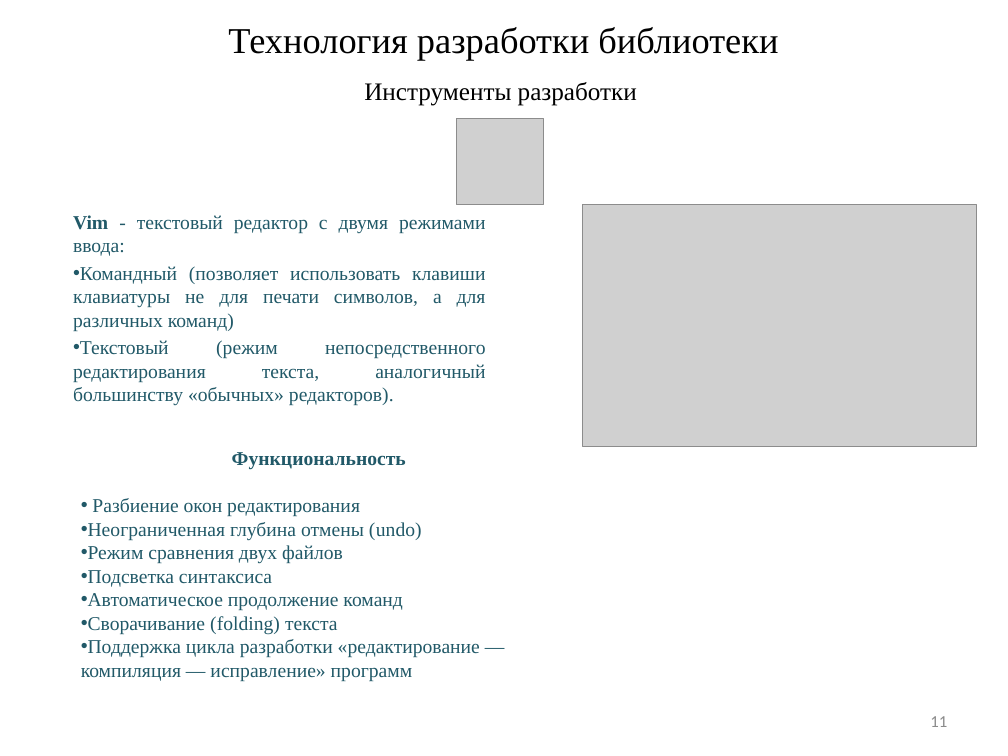
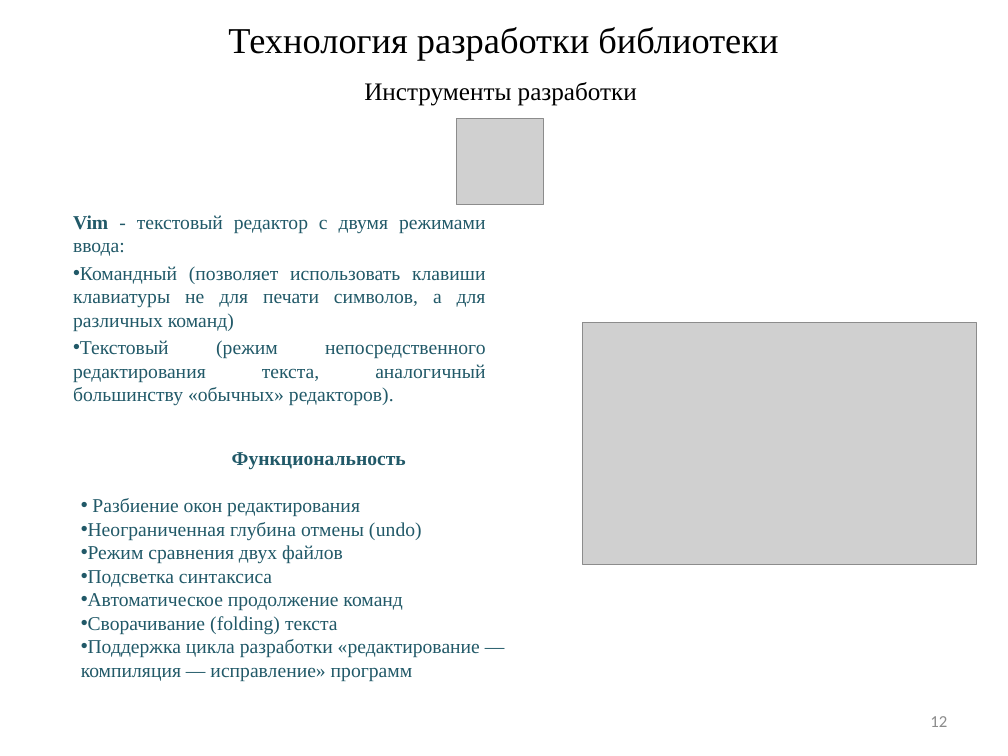
Before and after one commit to nwcfang/diplom_report, a slide deck: slide 12 of presentation/presentation.pptx (slide 11 before the commit). Drawn at 1008x756 pixels with LibreOffice and Linux fonts; fonts in the diff are those of the drawing; grey boxes stand for pictures. Boxes give left, top, right and bottom in pixels: in the first picture for what was removed or moved away, otherwise in the second. Text is boxed around its words. In the diff, an @@ line names an element or a change of style, - is before the commit and + after.

```diff
--- a/presentation/presentation.pptx
+++ b/presentation/presentation.pptx
@@ picture: place and size @@
-picture at box(583, 205, 977, 447)
+picture at box(583, 323, 977, 564)
@@ page number at box(930, 716, 947, 727): text changed @@
-11
+12
```
Also in this commit, not shown: 3 other slides changed, 2 slides added, 1 other file.
